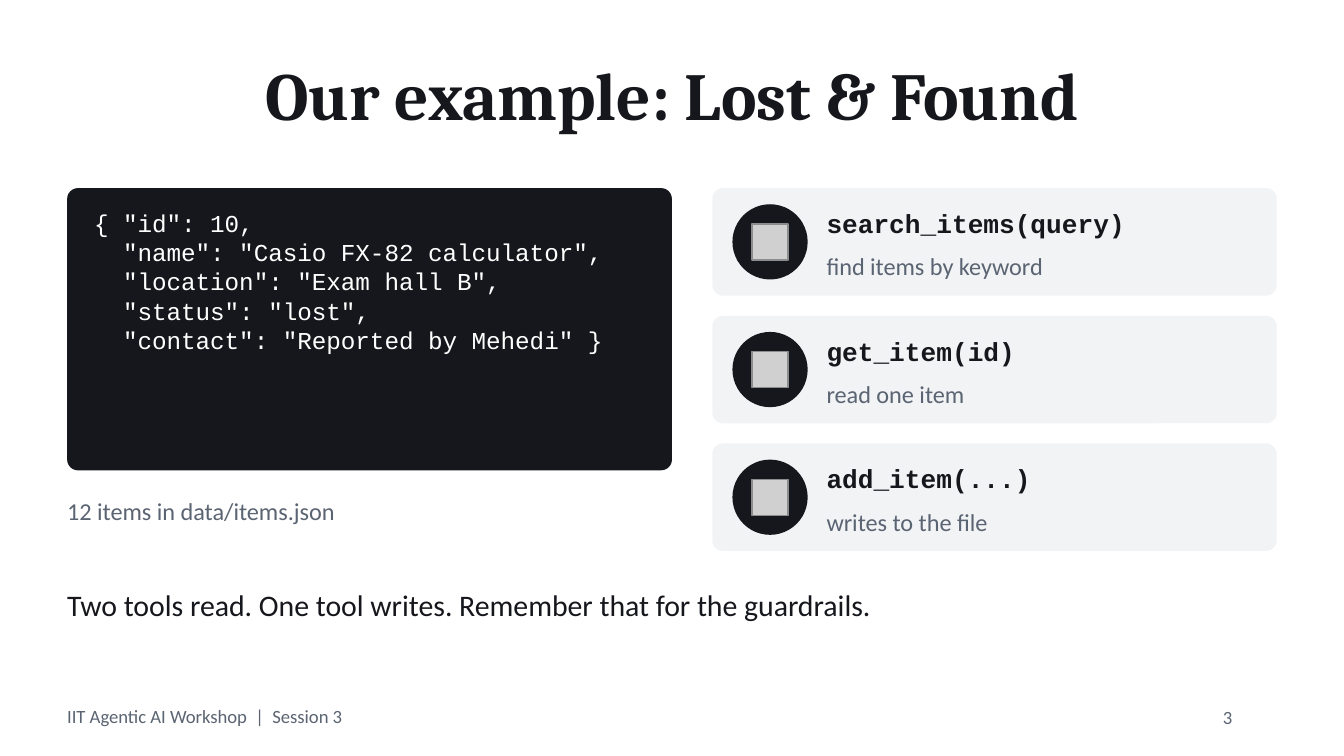
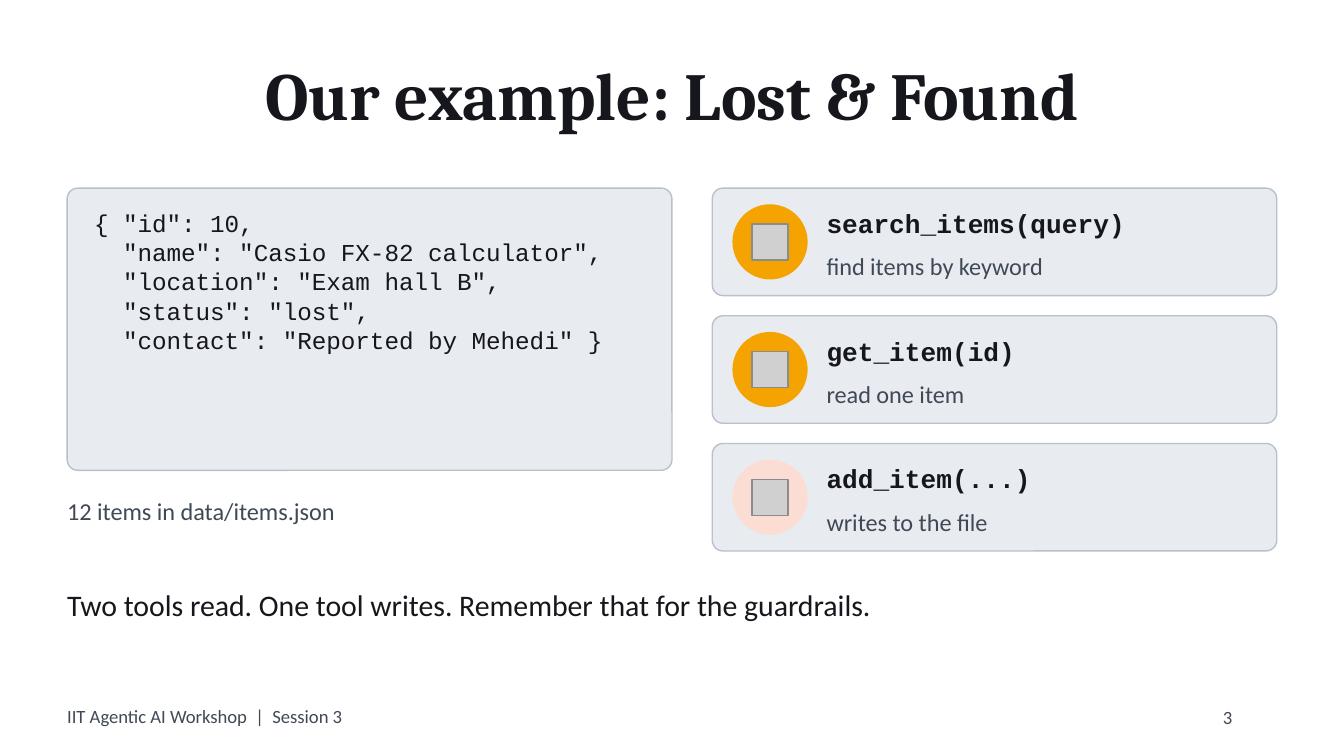
Before and after one commit to jiteshsureka/iit-agentic-ai-session3, a slide deck: slide 3 of deck/session3.pptx. Drawn at 1344x756 pixels with LibreOffice and Linux fonts; fonts in the diff are those of the drawing; grey boxes stand for pictures. Boxes give left, top, right and bottom in pixels: in the first picture for what was removed or moved away, otherwise in the second. Text is boxed around its words. In the diff, an @@ line names an element or a change of style, - is before the commit and + after.

```diff
--- a/deck/session3.pptx
+++ b/deck/session3.pptx
@@ rounded rectangle at (x1=67, y1=188, x2=672, y2=470): fill #16171C to #E8ECF1; outline none to #B8C0CC 0.75 pt @@
@@ text "{ "id": 10," at (x1=123, y1=214, x2=602, y2=354): text colour #FFFFFF to #16171C @@
@@ ellipse at (x1=732, y1=204, x2=808, y2=280): fill #16171C to #F4A300 @@
@@ ellipse at (x1=732, y1=332, x2=808, y2=407): fill #16171C to #F4A300 @@
@@ fill #F1F3F5 to #E8ECF1; outline none to #B8C0CC 0.75 pt in 3 elements at (x1=712, y1=188, x2=1277, y2=296), (x1=712, y1=316, x2=1277, y2=423), (x1=712, y1=444, x2=1277, y2=551) @@
@@ ellipse at (x1=732, y1=460, x2=808, y2=535): fill #16171C to #FBDDD3 @@
@@ text colour #5B6472 to #404955 in 6 elements at (x1=67, y1=503, x2=335, y2=524), (x1=827, y1=258, x2=1043, y2=279), (x1=827, y1=386, x2=964, y2=403), (x1=827, y1=514, x2=987, y2=531), (x1=1223, y1=712, x2=1232, y2=724), (x1=67, y1=710, x2=342, y2=726) @@
```
Also in this commit, not shown: 26 other slides changed, 2 other files.
